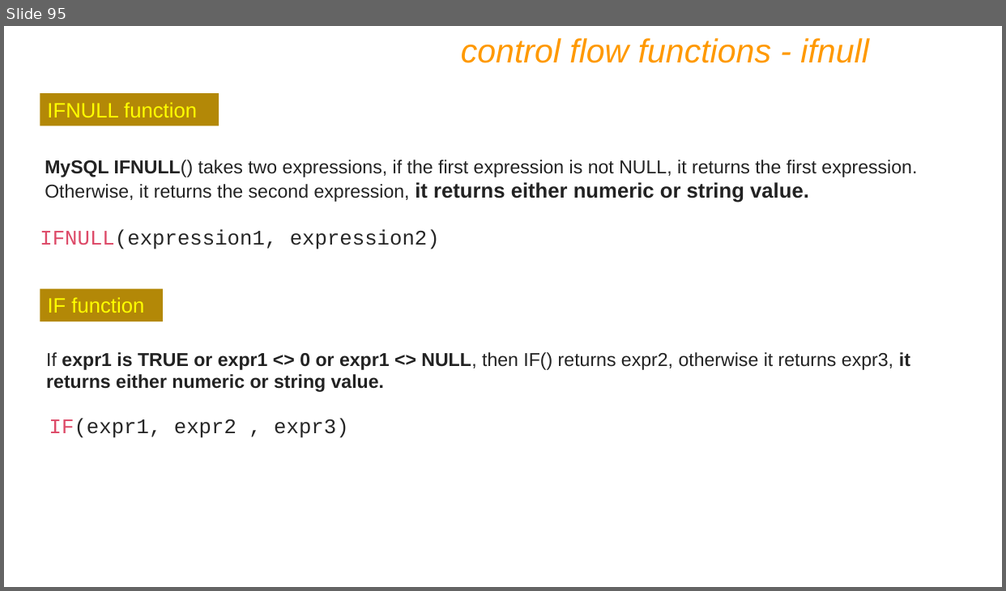
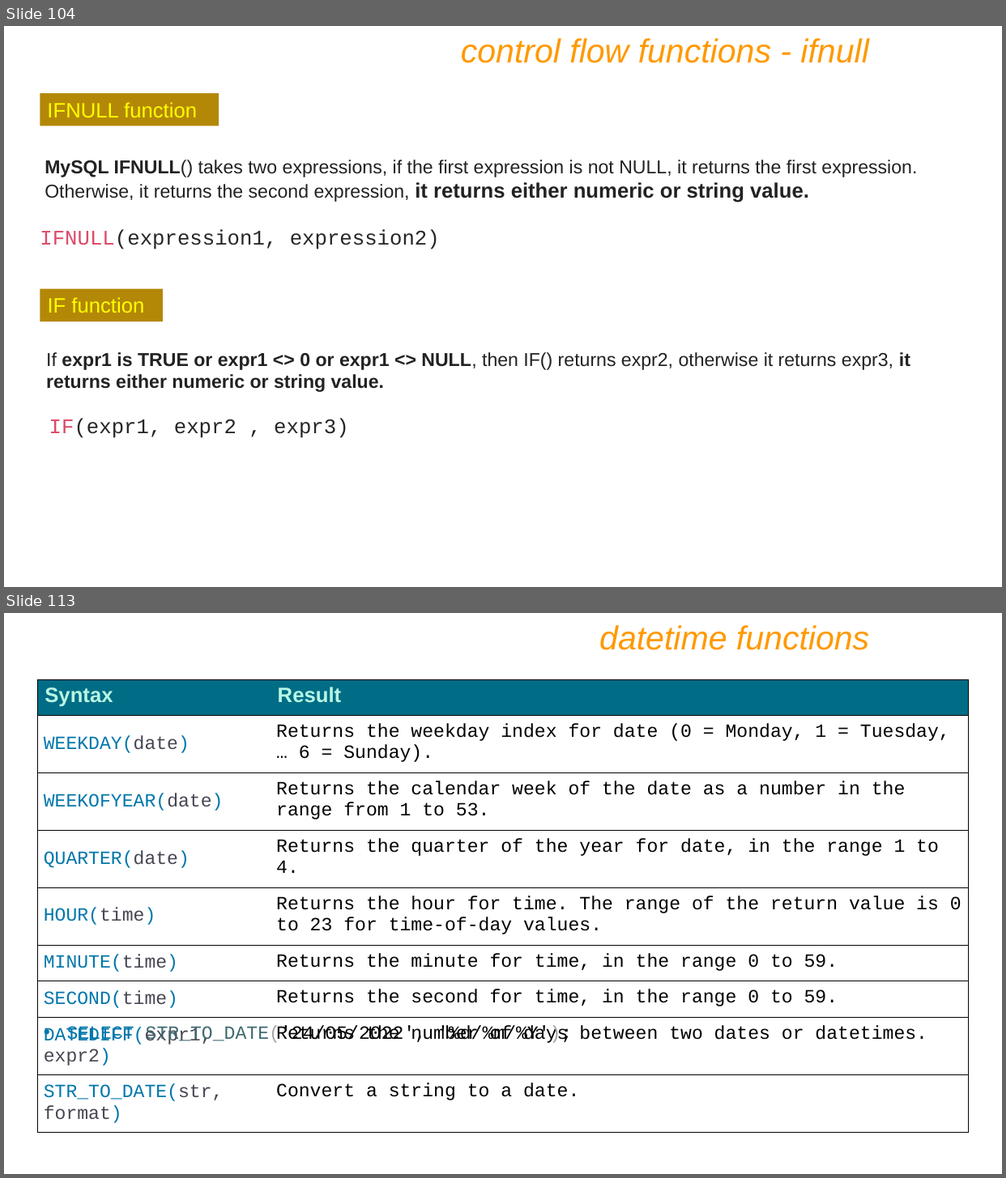
Before and after one commit to prashantbandgar/DBT_notes, a slide deck: IET MySQL PPT Ver9.pptx. Shown one above the other, each under a label of ours: slide 95 before the commit, slides 104 and 113 after it; the slides between them are not shown. The pictures are 1006x591 and 1006x1178 pixels, drawn with LibreOffice and Linux fonts; fonts in the diff are those of the drawing. Boxes give left, top, right and bottom in pixels: in the first picture for what was removed or moved away, otherwise in the second. Text is boxed around its words. In the diff, an @@ line names an element or a change of style, - is before the commit and + after.

```diff
--- a/IET MySQL PPT Ver9.pptx
+++ b/IET MySQL PPT Ver9.pptx
@@ slide 113 added at [4,613,1002,1174], background #FFFFFF @@
@@ text added at [599,625,869,650], 32 pt, text #FF9900, italic @@
+datetime functions
@@ table added at [37,679,968,1127], 9 rows, 2 columns @@
+Syntax | Result
+WEEKDAY(date) | Returns the weekday index for date (0 = Monday, 1 = Tuesday, … 6 = Sunday).
+WEEKOFYEAR(date) | Returns the calendar week of the date as a number in the range from 1 to 53.
+QUARTER(date) | Returns the quarter of the year for date, in the range 1 to 4.
+HOUR(time) | Returns the hour for time. The range of the return value is 0 to 23 for time-of-day values.
+MINUTE(time) | Returns the minute for time, in the range 0 to 59.
+SECOND(time) | Returns the second for time, in the range 0 to 59.
+DATEDIFF(expr1, expr2) | Returns the number of days between two dates or datetimes.
+STR_TO_DATE(str, format) | Convert a string to a date.
@@ text added at [67,1026,572,1045], 18 pt, text #000000 @@
+• SELECT STR_TO_DATE('24/05/2022', '%d/%m/%Y');
@@ what was slide 95 is now slide 104 @@
```
Also in this commit, not shown: 4 slides changed, 83 other slides added.
